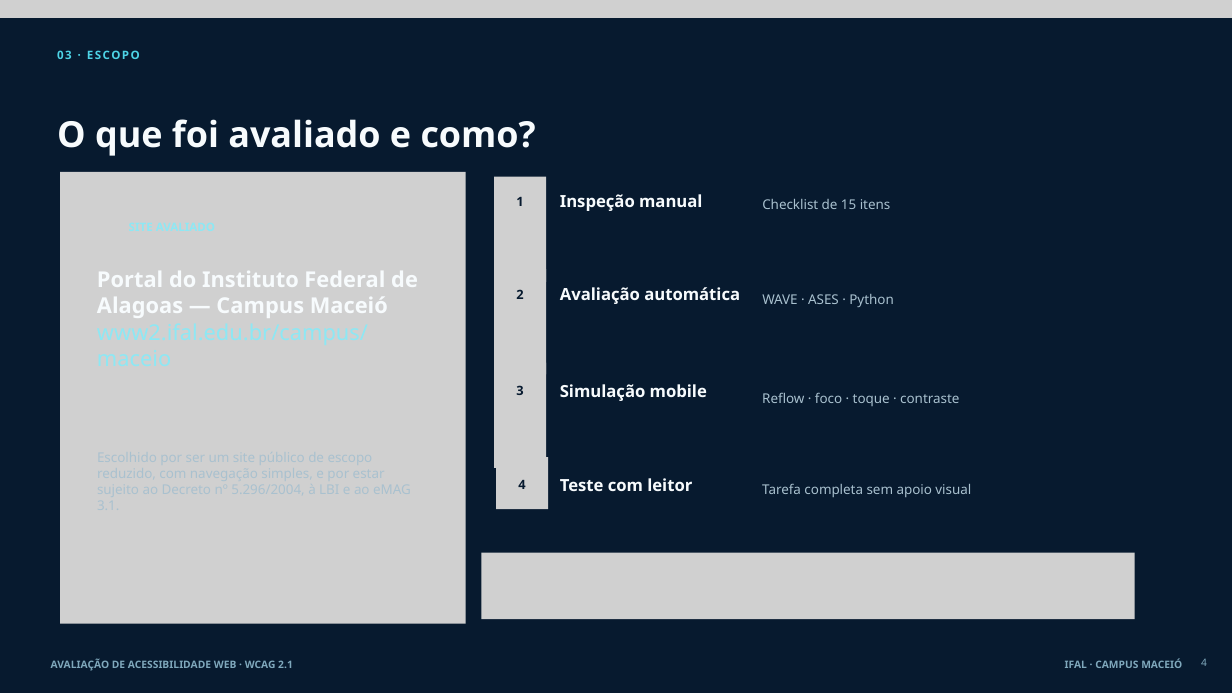
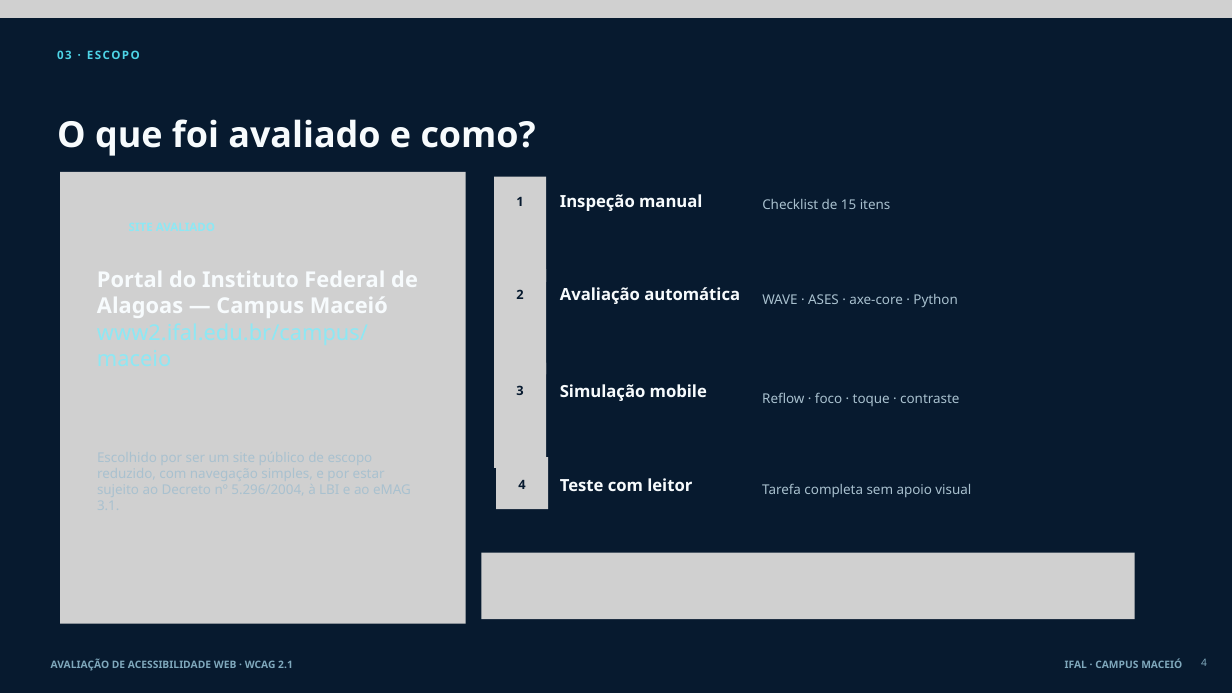
Before and after one commit to guilhermedopp/atividades, a slide deck: slide 4 of apresentacao/APRESENTACAO_FINAL_CORRIGIDA.pptx. Drawn at 1232x693 pixels with LibreOffice and Linux fonts; fonts in the diff are those of the drawing; grey boxes stand for pictures. Boxes give left, top, right and bottom in pixels: in the first picture for what was removed or moved away, otherwise in the second. Text is boxed around its words. In the diff, an @@ line names an element or a change of style, - is before the commit and + after.

```diff
--- a/apresentacao/APRESENTACAO_FINAL_CORRIGIDA.pptx
+++ b/apresentacao/APRESENTACAO_FINAL_CORRIGIDA.pptx
@@ text at (762,294,957,307): text changed @@
-WAVE · ASES · Python
+WAVE · ASES · axe-core · Python
```
Also in this commit, not shown: 4 other slides changed, 15 other files.
